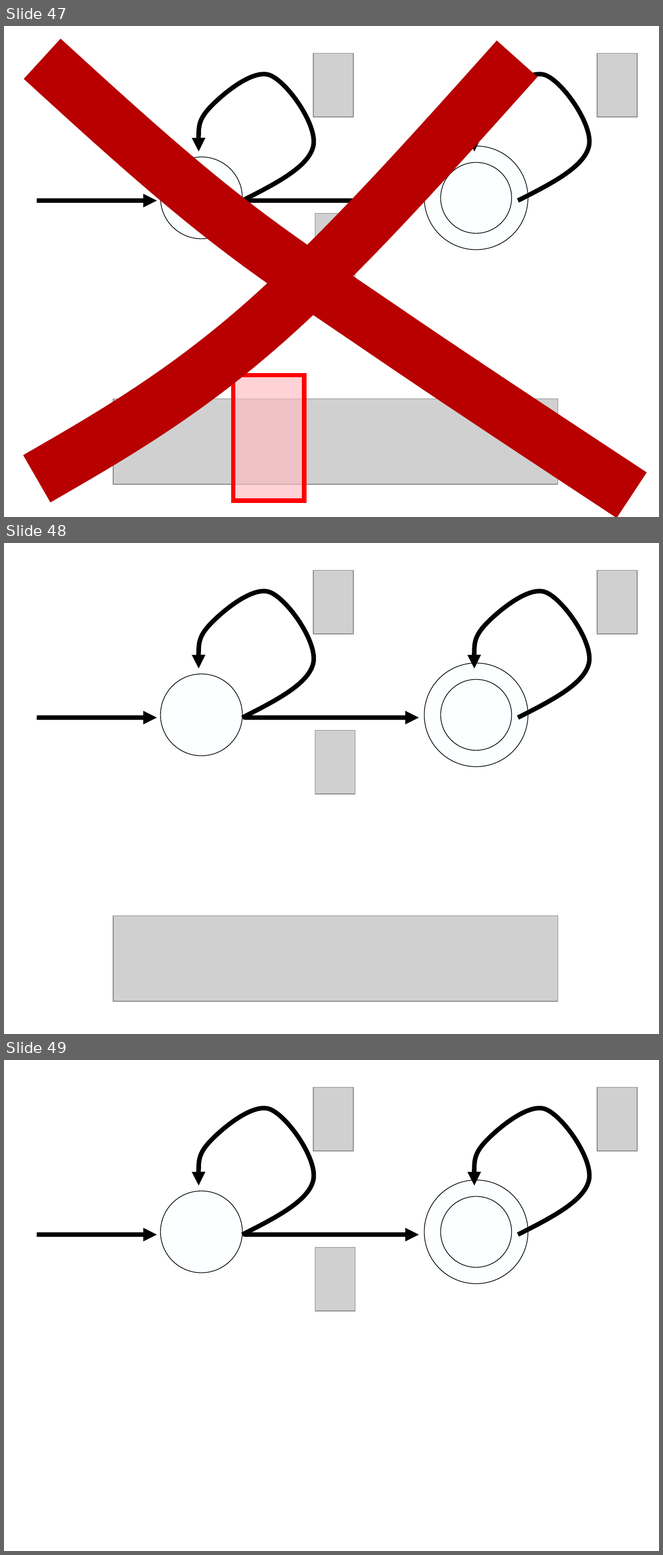
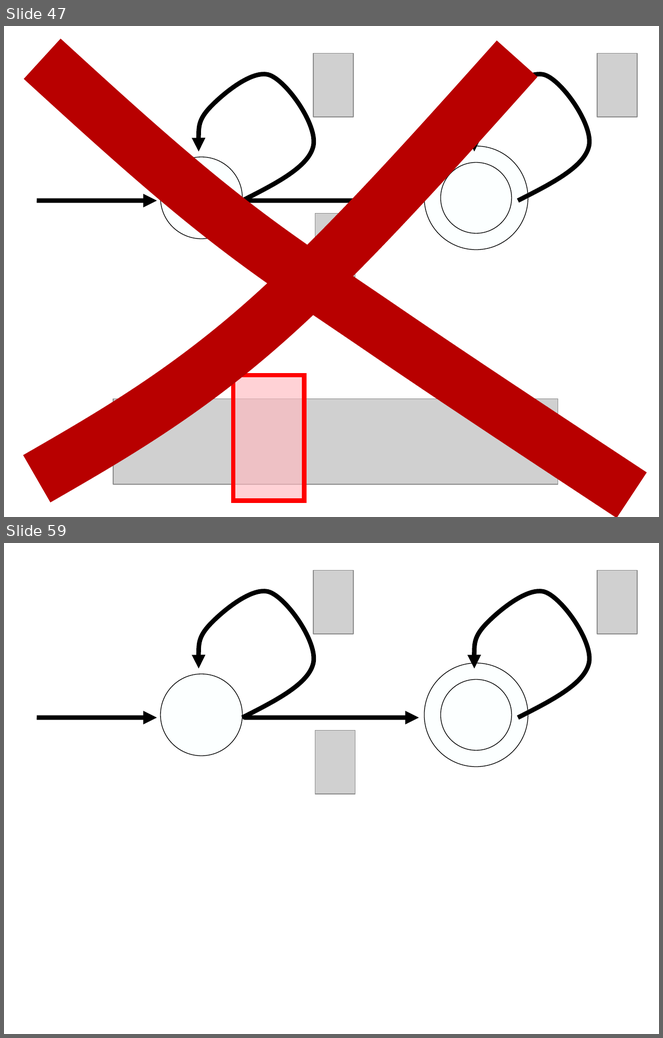
Before and after one commit to gcross/QC-Talks, a slide deck: GeneralExam/WeaponsOfMassSimulation.odp. Shown one above the other, each under a label of ours: slides 47, 48 and 49 before the commit, slides 47 and 59 after it; the slides between them are not shown. The pictures are 663x1555 and 663x1038 pixels, drawn with LibreOffice and Linux fonts; fonts in the diff are those of the drawing; grey boxes stand for pictures; background and template pictures are left out. Boxes give left, top, right and bottom in pixels: in the first picture for what was removed or moved away, otherwise in the second. Text is boxed around its words. In the diff, an @@ line names an element or a change of style, - is before the commit and + after.

```diff
--- a/GeneralExam/WeaponsOfMassSimulation.odp
+++ b/GeneralExam/WeaponsOfMassSimulation.odp
@@ slide 48 removed at (4, 543, 659, 1034), background picture (left out) @@
@@ picture removed at (313, 571, 353, 634) @@
@@ picture removed at (598, 571, 637, 634) @@
@@ freeform shape removed at (198, 586, 318, 717) @@
@@ freeform shape removed at (474, 586, 594, 717) @@
@@ ellipse removed at (425, 663, 528, 767) @@
@@ ellipse removed at (161, 674, 243, 756) @@
@@ ellipse removed at (441, 679, 512, 750) @@
@@ arrow removed from (37, 718) to (157, 718) @@
@@ arrow removed from (244, 718) to (419, 718) @@
@@ picture removed at (315, 730, 355, 794) @@
@@ picture removed at (113, 916, 558, 1002) @@
@@ what was slide 49 is now slide 59 @@
```
Also in this commit, not shown: 1 slide changed, 1 slide added, 28 other slides removed.
